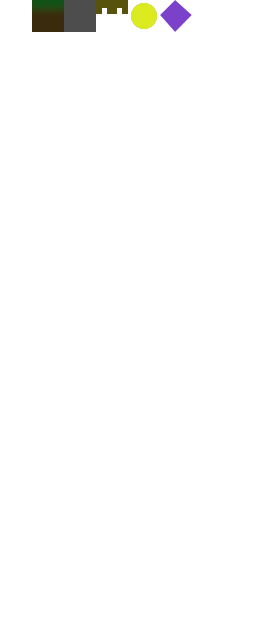
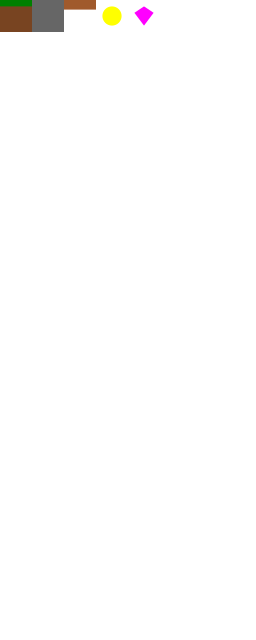
Layers edited between the first and the second 256 x 640 image:
removed layer "006-gem-tile" over [160, 0, 192, 32]
renamed "002-solid-tile-grass" to "rock.png", moved it above "ground.png", painted on it over [32, 0, 64, 32]
added layer "ground.png" above "gem.png" over [0, 0, 32, 32]
renamed "005-coin-tile" to "gem.png", painted on it over [131, 3, 157, 29]
renamed "004-passable-tile" to "coin.png", painted on it over [96, 0, 128, 26]
renamed "003-wall-tile" to "bridge.png", painted on it over [64, 0, 96, 32]
